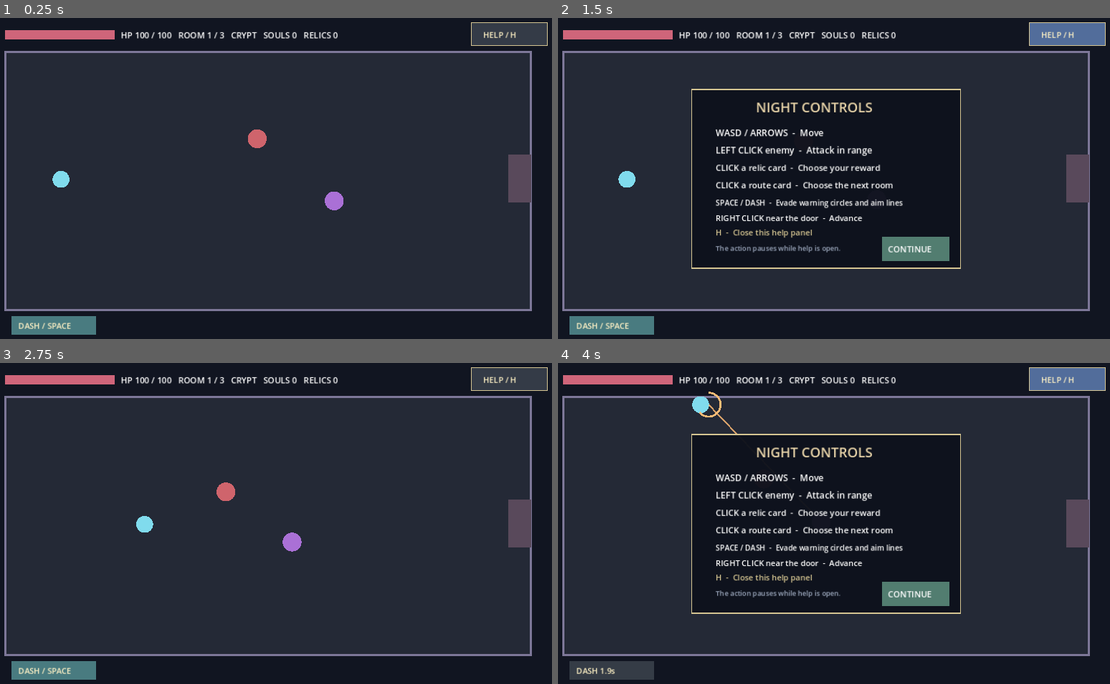
Above: before the commit, frames 1-4 (two rows, left to right).
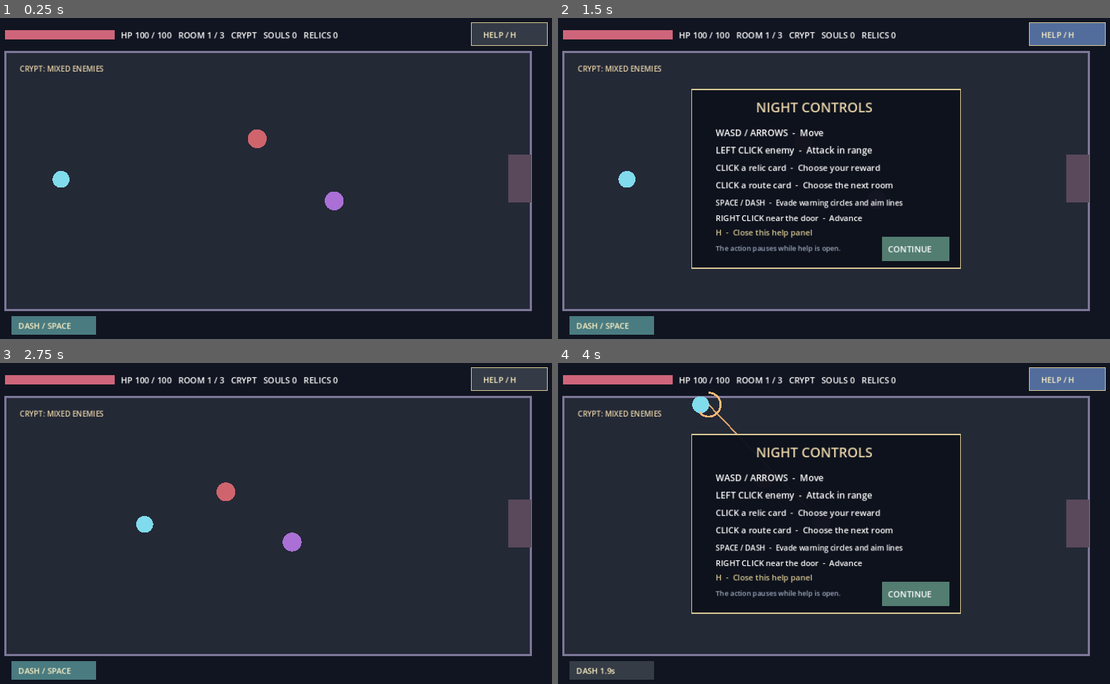
Above: after the commit, the same moments.

Repository: DoctorStrangeSH/Last-Ritual
Game: Godot game, scene res://scenes/topdown_night_prototype.tscn
Two runs of this game, one before a commit and one after it. Both use one fixed random seed, a clock stepped at 60 frames per second and the inputs below. This scene is started directly instead of the project's main scene.
Inputs (mouse positions are in pixels of both pictures, inside the frame that each line leads up to):
- Up to frame 1 (0.25 s): no input
- Up to frame 2 (1.5 s): tap Enter at 0.5 s; move the mouse to (949, 162) at 0.52 s; hold Right (ui_right) 0.53-1.28 s; tap H at 0.6 s; click (949, 162) at 0.67 s; tap Space at 0.77, 1.25 s; move the mouse to (712, 194) at 1.27 s; hold Down (ui_down) from 1.28 s (still down); tap R at 1.35 s; click (712, 194) at 1.42 s
- Up to frame 3 (2.75 s): tap Space at 1.52 s; tap Enter at 2 s; move the mouse to (325, 452) at 2.02 s; release Down (ui_down) at 2.03 s; hold Right (ui_right) from 2.03 s (still down); tap H at 2.1 s; click (325, 452) at 2.17 s
- Up to frame 4 (4 s): move the mouse to (795, 587) at 2.77 s; release Right (ui_right) at 2.78 s; hold Up (ui_up) 2.78-3.53 s; tap R at 2.85 s; click (795, 587) at 2.92 s; tap Space at 3.02, 3.77 s; move the mouse to (999, 571) at 3.52 s; hold Left (ui_left) from 3.53 s (still down); tap H at 3.6 s; click (999, 571) at 3.67 s

The runs differ from the first frame. In frame 1, 0.2% of the frame differs, in the area x 3-19%, y 14-17%; in frame 2, 0.2%; in frame 3, 0.2%; in frame 4, 0.2%.

Commit message:
feat(night): introduce flankers, armored champion and tactics per seeded room

Diff:
--- a/scripts/topdown_night_prototype.gd
+++ b/scripts/topdown_night_prototype.gd
@@ -13,6 +13,10 @@
 const MELEE_RECHARGE := 1.15
 const MELEE_REACH := 60.0
 const MELEE_HIT_RADIUS := 32.0
+const FLANKER_RECHARGE := 0.8
+const FLANKER_WARNING := 0.38
+const CHAMPION_WARNING := 0.7
+const CHAMPION_ARMOR := 1
 var room_index := 0
 var difficulty := 0 # 0 normal, 1 hard, 2 nightmare
 var dungeon_seed := 0
@@ -21,6 +25,7 @@
 var night_souls := 0
 var shop_open := false
 const ROOM_KINDS := ["CRYPT", "AMBUSH", "ELITE"]
+const ROOM_TACTICS := ["CRYPT: MIXED ENEMIES", "AMBUSH: FAST FLANKERS", "ELITE: ARMORED CHAMPION"]
 const ROUTE_RECTS := [Rect2(66.0, 490.0, 245.0, 65.0), Rect2(327.0, 490.0, 245.0, 65.0), Rect2(588.0, 490.0, 245.0, 65.0), Rect2(849.0, 490.0, 245.0, 65.0)]
 const SHOP_RECTS := [Rect2(340.0, 320.0, 155.0, 60.0), Rect2(500.0, 320.0, 155.0, 60.0), Rect2(660.0, 320.0, 155.0, 60.0)]
 const HELP_BUTTON := Rect2(984.0, 10.0, 153.0, 46.0)
@@ -68,13 +73,32 @@
     reward_notice = ""
     reward_notice_time = 0.0
     room_variant = override_variant if override_variant >= 0 else posmod(dungeon_seed + index, ROOM_KINDS.size())
-    var offsets := [Vector2.ZERO, Vector2(-90.0, 65.0), Vector2(40.0, -65.0)]
-    var offset: Vector2 = offsets[room_variant]
-    for i in range(2):
-        enemies.append({"pos": Vector2(570.0 + i * 160.0, 240.0 + i * 130.0) + offset, "hp": 3 + (2 if room_variant == 2 else 0) + difficulty * 2, "speed": (65.0 + i * 20.0 + (25.0 if room_variant == 1 else 0.0)) * (1.0 + difficulty * 0.15), "ranged": i == 1})
-    if room_variant == 2:
-        enemies.append({"pos": Vector2(850.0, 450.0), "hp": 6 + difficulty * 2, "speed": 90.0 * (1.0 + difficulty * 0.15), "ranged": false})
-    queue_redraw()
+    var mirror := 1.0 if posmod(dungeon_seed + room_index, 2) == 0 else -1.0
+    match room_variant:
+        0:
+            # Crypt: predictable melee + a ranged shooter with room to learn dodge.
+            spawn_enemy(Vector2(570.0, 240.0), 3, 65.0, false)
+            spawn_enemy(Vector2(730.0, 370.0), 3, 85.0, true)
+        1:
+            # Ambush: two lightly-armored flankers approach from opposing lanes.
+            spawn_enemy(Vector2(490.0, 185.0 if mirror > 0 else 470.0), 2, 120.0, false, "flanker")
+            spawn_enemy(Vector2(590.0, 470.0 if mirror > 0 else 185.0), 2, 115.0, false, "flanker")
+            spawn_enemy(Vector2(825.0, 325.0), 3, 85.0, true)
+        2:
+            # Elite: slower, stronger armored champion screened by a mixed pair.
+            spawn_enemy(Vector2(570.0, 240.0), 5, 70.0, false)
+            spawn_enemy(Vector2(730.0, 370.0), 5, 90.0, true)
+            spawn_enemy(Vector2(850.0, 450.0), 8, 75.0, false, "champion")
+    queue_redraw()
+
+func spawn_enemy(position: Vector2, hp: int, speed: float, ranged: bool, role: String = "regular") -> void:
+    enemies.append({
+        "pos": position,
+        "hp": hp + difficulty * 2,
+        "speed": speed * (1.0 + difficulty * 0.15),
+        "ranged": ranged,
+        "role": role
+    })
 
 func set_dungeon_seed(value: int) -> void:
     dungeon_seed = value
@@ -121,10 +145,11 @@
             hit = i
     if hit == -1:
         return false
-    enemies[hit]["hp"] -= attack_damage
+    var effective_damage: int = maxi(1, attack_damage - (CHAMPION_ARMOR if enemies[hit].get("role", "") == "champion" else 0))
+    enemies[hit]["hp"] -= effective_damage
     sfx.play_effect("hit")
     enemies[hit]["hit_flash"] = 0.12
-    floating_combat_texts.append({"pos": enemies[hit]["pos"] + Vector2(0, -22), "text": "-%d" % attack_damage, "time": 0.65, "color": Color("#fff0b0")})
+    floating_combat_texts.append({"pos": enemies[hit]["pos"] + Vector2(0, -22), "text": "-%d" % effective_damage, "time": 0.65, "color": Color("#fff0b0")})
     if enemies[hit]["hp"] <= 0:
         death_bursts.append({"pos": enemies[hit]["pos"], "time": 0.4})
         sfx.play_effect("kill")
@@ -328,10 +353,12 @@
             if float(enemy["melee_warning"]) <= 0.0:
                 # The target was locked before the strike: dodging out avoids it.
                 if player_pos.distance_to(enemy["attack_target"]) <= MELEE_HIT_RADIUS:
-                    take_damage(10)
-                enemy["melee_recharge"] = MELEE_RECHARGE
+                    take_damage(14 if enemy.get("role", "") == "champion" else 8 if enemy.get("role", "") == "flanker" else 10)
+                enemy["melee_recharge"] = FLANKER_RECHARGE if enemy.get("role", "") == "flanker" else MELEE_RECHARGE
         elif recovery <= 0.0 and enemy["pos"].distance_to(player_pos) <= MELEE_REACH:
-            enemy["melee_warning"] = MELEE_WARNING
+            var warning_duration := FLANKER_WARNING if enemy.get("role", "") == "flanker" else CHAMPION_WARNING if enemy.get("role", "") == "champion" else MELEE_WARNING
+            enemy["melee_warning"] = warning_duration
+            enemy["melee_warning_duration"] = warning_duration
             enemy["attack_target"] = player_pos
 
 func shoot_hostile(origin: Vector2, target: Vector2 = Vector2.ZERO) -> void:
@@ -427,6 +454,7 @@
     draw_rect(Rect2(48.0, 25.0, 220.0, 18.0), Color("#442c37"))
     draw_rect(Rect2(48.0, 25.0, 220.0 * float(player_hp) / 100.0, 18.0), Color("#cf657a"))
     draw_label("HP %d / 100   ROOM %d / 3   %s   SOULS %d   RELICS %d" % [player_hp, room_index + 1, ROOM_KINDS[room_variant], night_souls, relics.size()], Vector2(280, 41), 17)
+    draw_label(ROOM_TACTICS[room_variant], Vector2(77, 108), 15, Color("#e7d3a8"))
     if route_boon != "":
         draw_label(route_boon, Vector2(300, 65), 14, Color("#d5c592"))
     if run_state == "won":
@@ -448,10 +476,13 @@
             draw_arc(aim, 24.0, -PI / 2.0, -PI / 2.0 + TAU * ranged_charge, 32, Color("#ffbc76"), 4.0)
         elif melee_remaining > 0.0:
             var attack_at: Vector2 = enemy["attack_target"]
-            var melee_charge: float = 1.0 - melee_remaining / MELEE_WARNING
+            var melee_charge: float = 1.0 - melee_remaining / float(enemy.get("melee_warning_duration", MELEE_WARNING))
             draw_arc(attack_at, MELEE_HIT_RADIUS, -PI / 2.0, -PI / 2.0 + TAU * melee_charge, 32, Color("#ff7b89"), 5.0)
-        var enemy_color: Color = Color("#fff1d1") if float(enemy.get("hit_flash", 0.0)) > 0.0 else (Color("#aa70d6") if enemy["ranged"] else Color("#cf646c"))
-        draw_circle(enemy["pos"], 23.0 if float(enemy.get("hit_flash", 0.0)) > 0.0 else 19.0, enemy_color)
+        var enemy_color: Color = Color("#fff1d1") if float(enemy.get("hit_flash", 0.0)) > 0.0 else (Color("#aa70d6") if enemy["ranged"] else Color("#e3b967") if enemy.get("role", "") == "flanker" else Color("#b46773") if enemy.get("role", "") == "champion" else Color("#cf646c"))
+        var enemy_radius: float = 25.0 if enemy.get("role", "") == "champion" else 16.0 if enemy.get("role", "") == "flanker" else 19.0
+        draw_circle(enemy["pos"], 23.0 if float(enemy.get("hit_flash", 0.0)) > 0.0 else enemy_radius, enemy_color)
+        if enemy.get("role", "") == "champion":
+            draw_arc(enemy["pos"], 30.0, 0.0, TAU, 32, Color("#e7d3a8"), 3.0)
     for burst in death_bursts:
         var progress: float = 1.0 - float(burst["time"]) / 0.4
         draw_arc(burst["pos"], 20.0 + progress * 24.0, 0.0, TAU, 24, Color("#f0a0b1", 1.0 - progress), 3.0)
